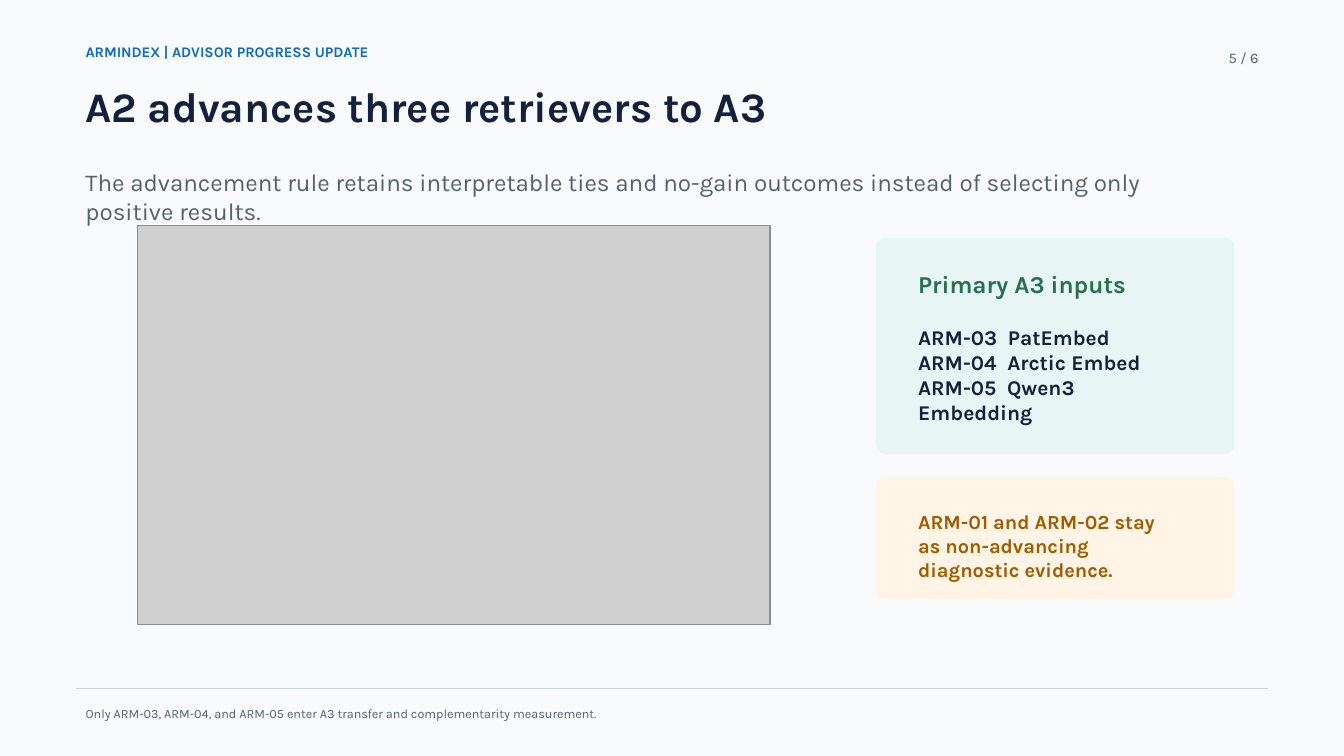
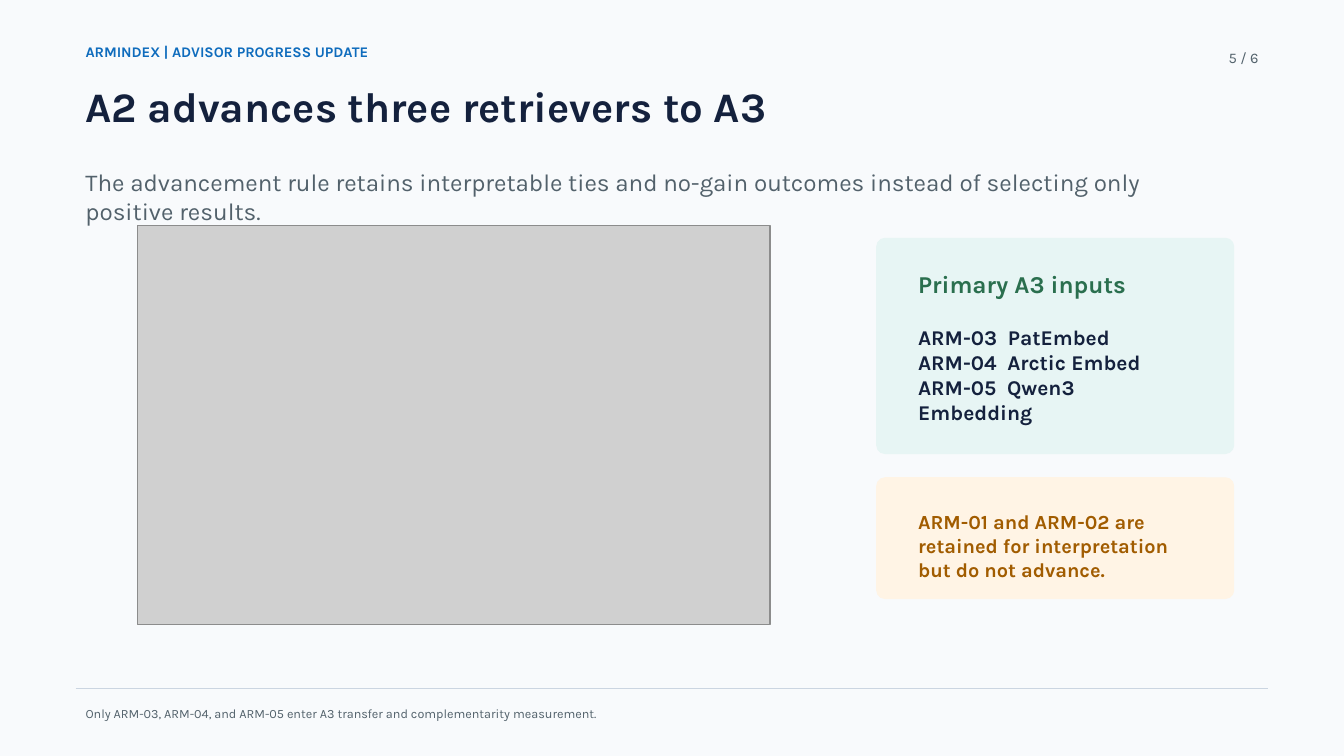
Before and after one commit to siriponsri/myIS, a slide deck: slide 5 of docs/presentation/progress/ArmIndex_Progress_A0_A3_2026-08-18.pptx. Drawn at 1344x756 pixels with LibreOffice and Linux fonts; fonts in the diff are those of the drawing; grey boxes stand for pictures. Boxes give left, top, right and bottom in pixels: in the first picture for what was removed or moved away, otherwise in the second. Text is boxed around its words. In the diff, an @@ line names an element or a change of style, - is before the commit and + after.

```diff
--- a/docs/presentation/progress/ArmIndex_Progress_A0_A3_2026-08-18.pptx
+++ b/docs/presentation/progress/ArmIndex_Progress_A0_A3_2026-08-18.pptx
@@ text at <box>918,515,1168,578</box>: text changed @@
-ARM-01 and ARM-02 stay as non-advancing diagnostic evidence.
+ARM-01 and ARM-02 are retained for interpretation but do not advance.
```
Also in this commit, not shown: 4 other slides changed, 5 other files.
